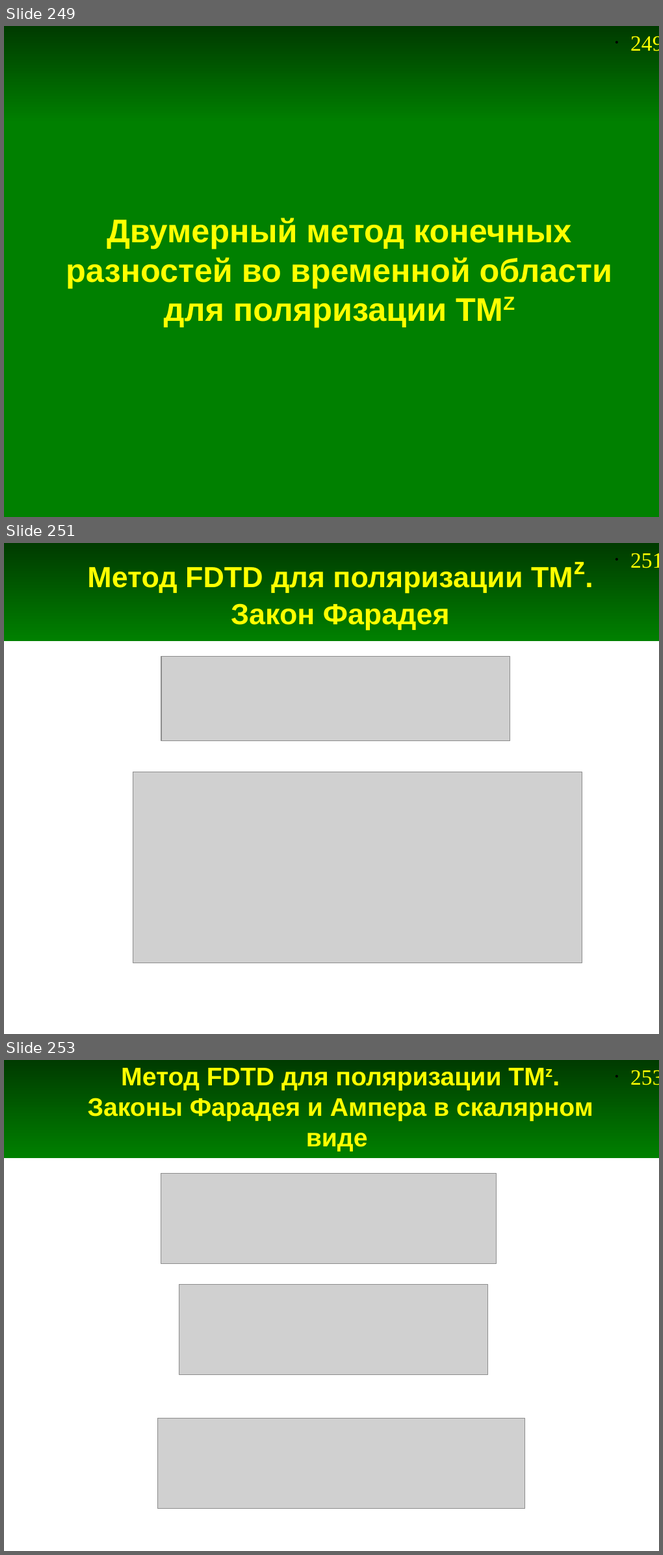
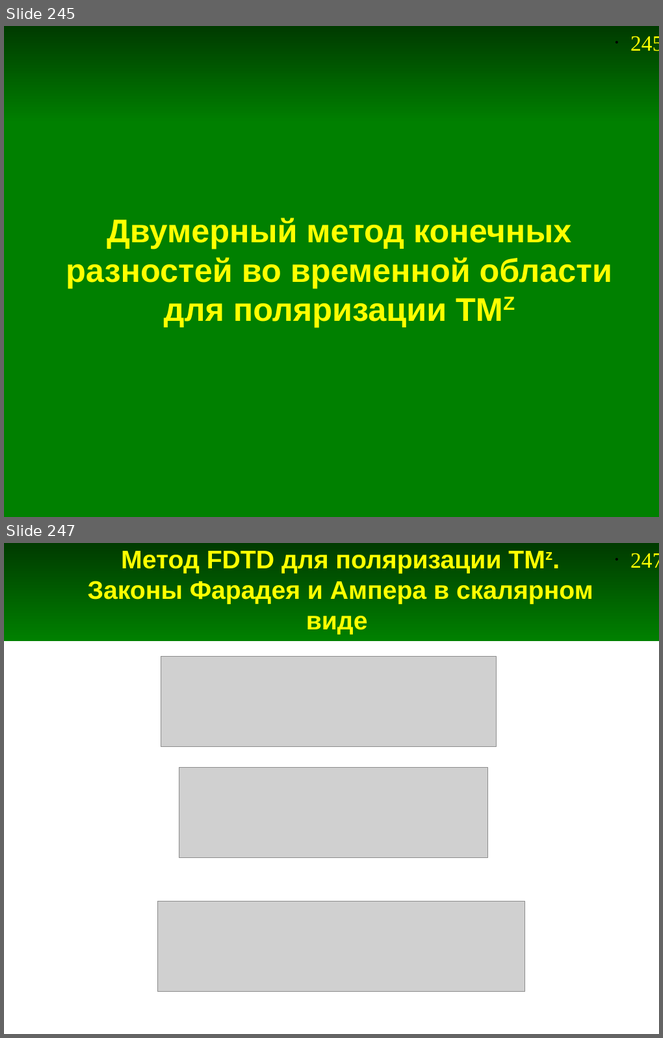
Before and after one commit to andris0147sv/modelling, a slide deck: presentations/2. FDTD.odp. Shown one above the other, each under a label of ours: slides 249, 251 and 253 before the commit, slides 245 and 247 after it; the slides between them are not shown. The pictures are 663x1555 and 663x1038 pixels, drawn with LibreOffice and Linux fonts; fonts in the diff are those of the drawing; grey boxes stand for pictures. Boxes give left, top, right and bottom in pixels: in the first picture for what was removed or moved away, otherwise in the second. Text is boxed around its words. In the diff, an @@ line names an element or a change of style, - is before the commit and + after.

Commit message:
Обновление слайдов про 2D FDTD

```diff
--- a/presentations/2. FDTD.odp
+++ b/presentations/2. FDTD.odp
@@ slide 251 removed at (x1=4, y1=543, x2=659, y2=1034), background #FFFFFF; not listed: 2 template elements that a slide beside it also shows @@
@@ title removed at (x1=87, y1=567, x2=523, y2=630) @@
-Метод FDTD для поляризации TMz.
-Закон Фарадея
@@ picture removed at (x1=161, y1=656, x2=510, y2=741) @@
@@ picture removed at (x1=133, y1=772, x2=582, y2=963) @@
@@ what was slide 249 is now slide 245 @@
@@ page number at (x1=631, y1=36, x2=659, y2=51): text changed @@
-• 249
+• 245
@@ what was slide 253 is now slide 247 @@
@@ page number at (x1=631, y1=553, x2=659, y2=568): text changed @@
-• 253
+• 247
```
Also in this commit, not shown: 6 slides changed, 6 slides added, 4 other slides removed, 3 other files.
